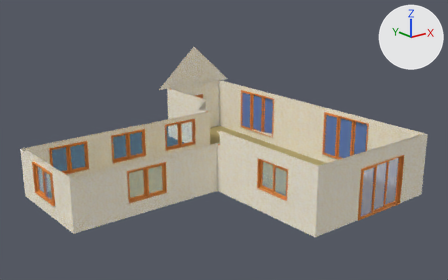
The glTF model telhados/telhado46a.gltf as it was, and as the next commit left it.
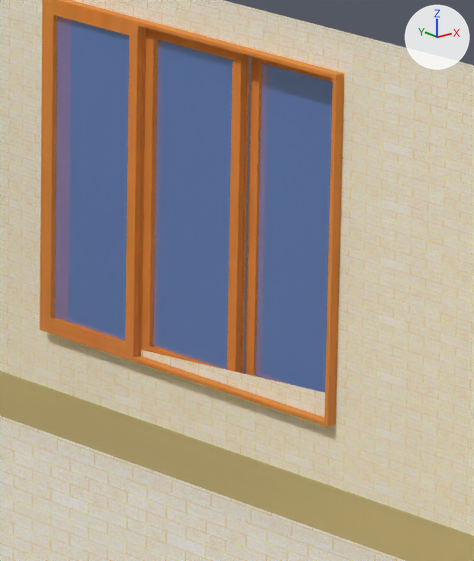
Each version appears first whole from a 50 mm camera at (-15.63, -21.71, 10.71) aimed at (1.23, -0.64, 2.28), and next in a close-up on the part from 53% to 64% of the width and 32% to 54% of the height. Every picture has the same lights, and +X, +Y and +Z are marked at upper right. Where no turn or scale is listed for an object, it has been applied to the vertices. Vertices at the same position are counted once.
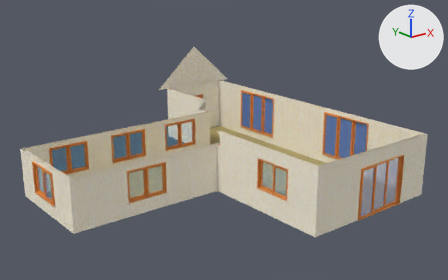
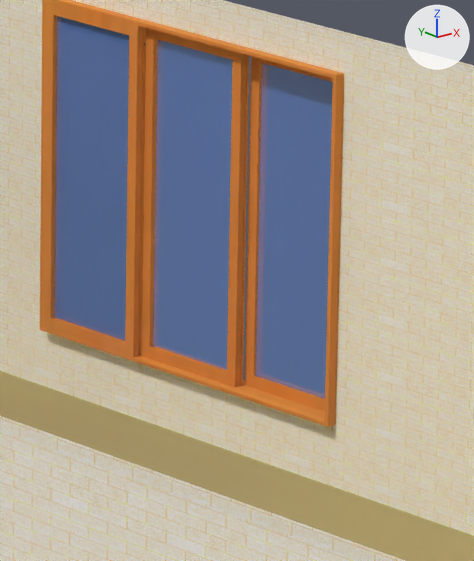
Changed parts and their boxes (x1, y1, x2, y2) in the close-ups (474 x 561 px):
part 1 of me_mesh_0, built on: before (0, 44, 325, 418); after (0, 44, 474, 536)

What changed in the scene script:
```text
Add mat_default_material:
    mat_default_material = principled_material('default material')
    mat_default_material.base_color = (0.218, 0.218, 0.218)  # grey #818181
    mat_default_material.metallic = 0.1
    mat_default_material.roughness = 0.9
Change me_mesh_0:
    used by ob_mesh_0; location = (0.0, 0.0, 0.0)
    remove me_mesh_0.from_pydata(...)  # 14160 vertices, 26863 faces; spans x -6.65..7.22, y -7.22..7.28, z 0.17..2.97
    add me_mesh_0.from_pydata(...)  # 14167 vertices, 26896 faces; spans x -6.65..7.22, y -7.22..7.28, z 0.17..2.97
    me_mesh_0 part 1: 1 vertex moved within x 7.06, y 4.11, z 0.59; 4 vertices removed from x 7.07, y 2.34..4.11, z 0.63..2.62; 11 vertices added at x 7.06..7.07, y 2.31..4.62, z 0.45..2.6
    remove me_mesh_0.materials.append(mat_material1)  # grey #a4a4a4
    remove me_mesh_0.materials.append(mat_material26)  # picture img_image_4
    add me_mesh_0.materials.append(mat_default_material)  # grey #818181
```
